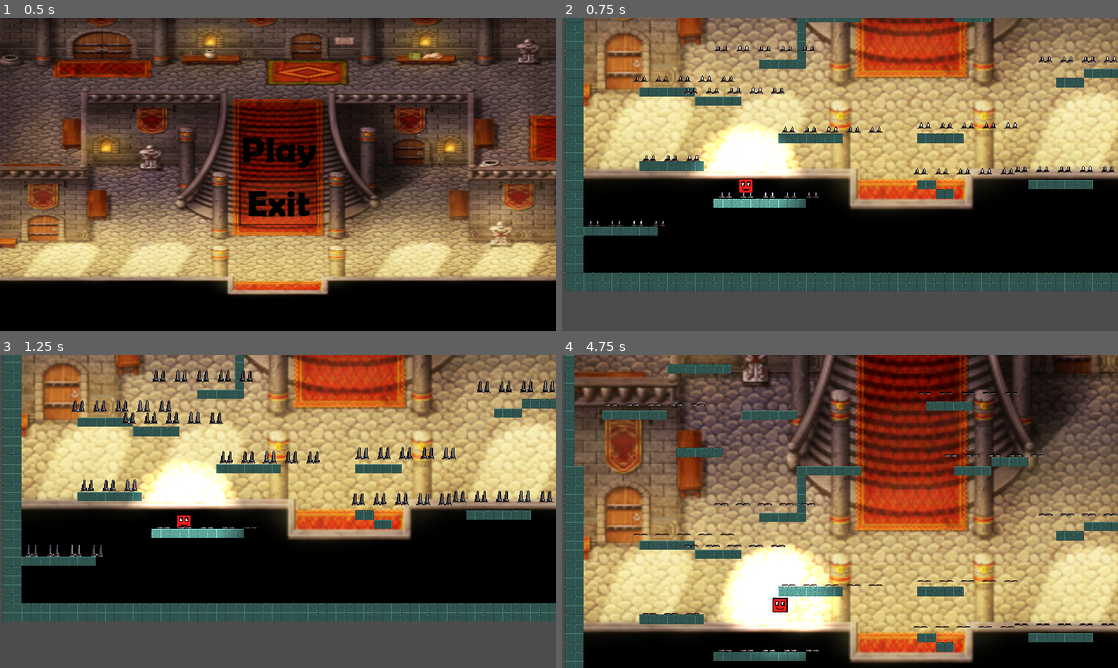
Above: before the commit, frames 1-4 (two rows, left to right).
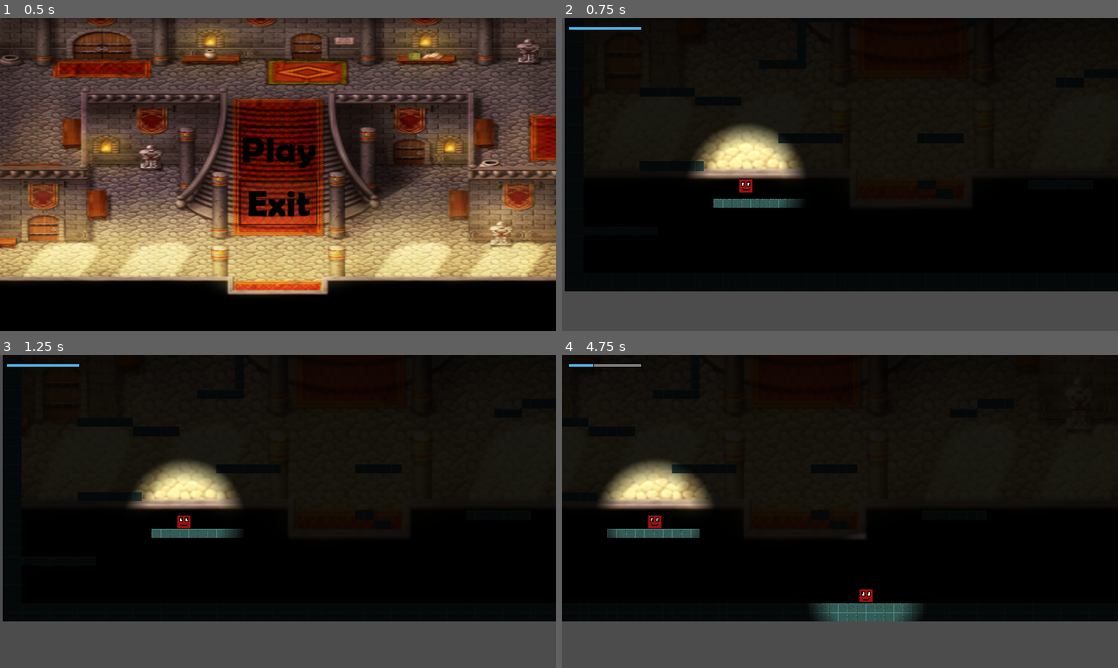
Above: after the commit, the same moments.

Repository: Triggered41/Linker
Game: Godot game, scene res://Scenes/GUI/Main_Menu.tscn
Two runs of this game, one before a commit and one after it. Both use one fixed random seed, a clock stepped at 60 frames per second and the inputs below.
Inputs:
- Up to frame 1 (0.5 s): no input
- Up to frame 2 (0.75 s): click "Play" at 0.5 s
- Up to frame 3 (1.25 s): no input
- Up to frame 4 (4.75 s): tap Enter at 1.25 s; hold Right (ui_right) 1.28-2.78 s; tap F (Action) every 0.75 s from 1.35 to 4.35 s; tap Space (ui_select) at 1.52, 2.27, 3.77, 4.52 s; hold Left (ui_left) 2.78-3.53 s; hold Right (ui_right) from 3.53 s (still down)

Frame 1 is identical in both runs. In frame 2, 61% of the frame differs, in the area x 0-100%, y 0-88%; in frame 3, 59%; in frame 4, 95%, in the area x 0-100%, y 0-100%.

Commit message:
clone life time and HUD to display it added

Diff:
--- a/Player/Player.tscn
+++ b/Player/Player.tscn
@@ -1,9 +1,10 @@
-[gd_scene load_steps=12 format=2]
+[gd_scene load_steps=13 format=2]
 
 [ext_resource path="res://Scenes/Levels/Player.gd" type="Script" id=1]
 [ext_resource path="res://Texutres/enemy.png" type="Texture" id=2]
 [ext_resource path="res://Player/cloning_mech.gd" type="Script" id=3]
 [ext_resource path="res://Player/Camera2D.gd" type="Script" id=4]
+[ext_resource path="res://Scenes/GUI/HUD.tscn" type="PackedScene" id=5]
 
 [sub_resource type="CanvasItemMaterial" id=1]
 light_mode = 2
@@ -64,3 +65,10 @@
 
 [node name="Node2D" type="Node2D" parent="."]
 script = ExtResource( 3 )
+
+[node name="clone_tick" type="Timer" parent="Node2D"]
+one_shot = true
+
+[node name="HUD" parent="." instance=ExtResource( 5 )]
+
+[connection signal="timeout" from="Node2D/clone_tick" to="Node2D" method="_on_clone_tick_timeout"]
--- a/Player/cloning_mech.gd
+++ b/Player/cloning_mech.gd
@@ -5,6 +5,7 @@
 
 
 func _physics_process(delta):
+#	print($clone_tick.time_left)
 	if Input.is_action_just_released("Action"):
 		clone()
 
@@ -17,13 +18,14 @@
 		CloneData.clone_power -= 1
 		clone.global_position = player.global_position
 		CloneData.can_clone = false
+		clone.get_node("Node2D/clone_tick").wait_time = player.clone_time
+		clone.get_node("Node2D/clone_tick").start()
 
-	else:
-		if player.name == "clone":
-			var real_player = get_tree().root.find_node("Player", true, false)
-			player.get_node("Camera2D").global_position = lerp(player.get_node("Camera2D").global_position,
-															   real_player.get_node("Camera2D").global_position, 1)
-			yield(get_tree().create_timer(1), "timeout")
-			real_player.set_physics_process(true)
-			player.queue_free()
-			CloneData.can_clone = true
+func _on_clone_tick_timeout():
+	var real_player = get_tree().root.find_node("Player", true, false)
+	player.get_node("Camera2D").global_position = lerp(player.get_node("Camera2D").global_position,
+													   real_player.get_node("Camera2D").global_position, 1)
+	yield(get_tree().create_timer(1), "timeout")
+	real_player.set_physics_process(true)
+	player.queue_free()
+	CloneData.can_clone = true
--- /dev/null
+++ b/Scenes/GUI/HUD.gd
@@ -0,0 +1,14 @@
+extends CanvasLayer
+
+var player
+var timer:Timer
+
+func _ready():
+	set_physics_process(false)
+	player = get_tree().root.find_node("clone", true, false)
+	if player:
+		timer = player.get_node("Node2D/clone_tick")
+		set_physics_process(true)
+
+func _physics_process(delta):
+	$Control/ProgressBar.value = timer.time_left
--- /dev/null
+++ b/Scenes/GUI/HUD.tscn
@@ -0,0 +1,47 @@
+[gd_scene load_steps=4 format=2]
+
+[ext_resource path="res://Scenes/GUI/HUD.gd" type="Script" id=1]
+
+[sub_resource type="StyleBoxFlat" id=1]
+bg_color = Color( 0.301961, 0.686275, 0.890196, 1 )
+border_width_left = 2
+border_width_top = 2
+border_width_right = 2
+border_width_bottom = 2
+border_color = Color( 0, 0, 0, 1 )
+
+[sub_resource type="StyleBoxFlat" id=2]
+bg_color = Color( 0.498039, 0.482353, 0.482353, 1 )
+border_width_left = 2
+border_width_top = 2
+border_width_right = 2
+border_width_bottom = 2
+border_color = Color( 0, 0, 0, 1 )
+
+[node name="HUD" type="CanvasLayer"]
+script = ExtResource( 1 )
+
+[node name="Control" type="Control" parent="."]
+anchor_right = 1.0
+anchor_bottom = 1.0
+margin_left = -0.667419
+margin_top = 2.66968
+margin_right = -0.66748
+margin_bottom = 2.66968
+__meta__ = {
+"_edit_use_anchors_": false
+}
+
+[node name="ProgressBar" type="ProgressBar" parent="Control"]
+margin_left = 23.0
+margin_top = 25.0
+margin_right = 277.0
+margin_bottom = 39.0
+custom_styles/fg = SubResource( 1 )
+custom_styles/bg = SubResource( 2 )
+max_value = 5.0
+value = 5.0
+percent_visible = false
+__meta__ = {
+"_edit_use_anchors_": false
+}
--- a/Scenes/Levels/Player.gd
+++ b/Scenes/Levels/Player.gd
@@ -7,6 +7,8 @@
 export var GRAVITY = 50
 export var MAXFALLSPEED = 800
 export var SMOOTHING = 0.25
+
+export var clone_time := 5.0
 
 var lose_menu = load("res://Scenes/GUI/lose_menu.tscn")
 # Called when the node enters the scene tree for the first time.
--- a/Scenes/Levels/temp_level.tscn
+++ b/Scenes/Levels/temp_level.tscn
@@ -1,11 +1,10 @@
-[gd_scene load_steps=9 format=2]
+[gd_scene load_steps=8 format=2]
 
 [ext_resource path="res://Player/Player.tscn" type="PackedScene" id=1]
 [ext_resource path="res://Scenes/Levels/Assets/platform.png" type="Texture" id=2]
 [ext_resource path="res://Scenes/Levels/Assets/light.png" type="Texture" id=3]
 [ext_resource path="res://Scenes/GUI/Assets/main_menuBG.png" type="Texture" id=4]
 [ext_resource path="res://Scenes/Level_Bounds.tscn" type="PackedScene" id=5]
-[ext_resource path="res://Assets/Spikes_Series.tscn" type="PackedScene" id=6]
 
 [sub_resource type="ConvexPolygonShape2D" id=1]
 points = PoolVector2Array( 0, 0, 32, 0, 32, 32, 0, 32 )
@@ -56,8 +55,7 @@
 texture = ExtResource( 3 )
 
 [node name="CanvasModulate" type="CanvasModulate" parent="."]
-visible = false
-color = Color( 0.247059, 0.247059, 0.247059, 1 )
+color = Color( 0.101961, 0.101961, 0.101961, 1 )
 
 [node name="Level_Bounds" parent="." instance=ExtResource( 5 )]
 
@@ -75,76 +73,4 @@
 
 [node name="Traps" type="Node2D" parent="."]
 
-[node name="Spikes_Series" parent="." instance=ExtResource( 6 )]
-position = Vector2( 99.8687, 1101.34 )
-traps_number = 4
-
-[node name="Spikes_Series2" parent="." instance=ExtResource( 6 )]
-position = Vector2( 553.869, 1003.34 )
-traps_number = 5
-
-[node name="Spikes_Series3" parent="." instance=ExtResource( 6 )]
-position = Vector2( 291.869, 877.343 )
-traps_number = 3
-
-[node name="Spikes_Series4" parent="." instance=ExtResource( 6 )]
-position = Vector2( 771.869, 779.343 )
-traps_number = 5
-
-[node name="Spikes_Series5" parent="." instance=ExtResource( 6 )]
-position = Vector2( 435.286, 643.578 )
-traps_number = 5
-
-[node name="Spikes_Series6" parent="." instance=ExtResource( 6 )]
-position = Vector2( 259.923, 603.98 )
-traps_number = 5
-
-[node name="Spikes_Series7" parent="." instance=ExtResource( 6 )]
-position = Vector2( 539.938, 499.328 )
-traps_number = 5
-
-[node name="Spikes_Series8" parent="." instance=ExtResource( 6 )]
-position = Vector2( 1241.39, 765.2 )
-traps_number = 5
-
-[node name="Spikes_Series9" parent="." instance=ExtResource( 6 )]
-position = Vector2( 1227.25, 923.592 )
-traps_number = 5
-
-[node name="Spikes_Series10" parent="." instance=ExtResource( 6 )]
-position = Vector2( 1575.25, 915.592 )
-traps_number = 5
-
-[node name="Spikes_Series11" parent="." instance=ExtResource( 6 )]
-position = Vector2( 1659.25, 535.592 )
-traps_number = 5
-
-[node name="Spikes_Series12" parent="." instance=ExtResource( 6 )]
-position = Vector2( 1331.25, 331.592 )
-traps_number = 5
-
-[node name="Spikes_Series13" parent="." instance=ExtResource( 6 )]
-position = Vector2( 1241.45, 116.079 )
-traps_number = 5
-
-[node name="Spikes_Series14" parent="." instance=ExtResource( 6 )]
-position = Vector2( 1542.27, -121.882 )
-traps_number = 5
-
-[node name="Spikes_Series15" parent="." instance=ExtResource( 6 )]
-position = Vector2( 1106.75, -162.291 )
-traps_number = 5
-
-[node name="Spikes_Series16" parent="." instance=ExtResource( 6 )]
-position = Vector2( 576.951, -144.332 )
-traps_number = 5
-
-[node name="Spikes_Series17" parent="." instance=ExtResource( 6 )]
-position = Vector2( 159.395, 156.488 )
-traps_number = 5
-
-[node name="Spikes_Series18" parent="." instance=ExtResource( 6 )]
-position = Vector2( 48.5223, -488.591 )
-traps_number = 5
-
 [editable path="Level_Bounds"]
